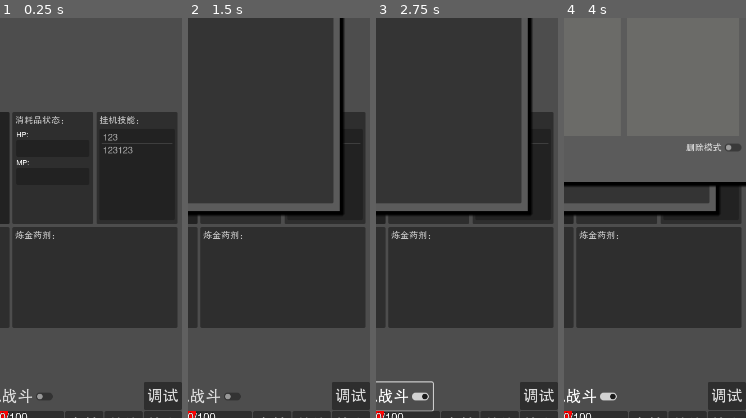
Above: before the commit, frames 1-4 (left to right).
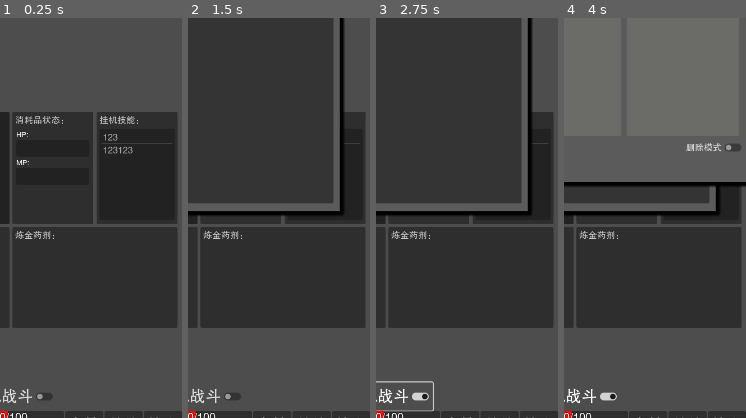
Above: after the commit, the same moments.

Repository: limingboGitHub/TextAdventure
Game: Godot game, scene res://src/scenes/game/world.tscn
Same seed, same stepped clock (60 frames per second), same inputs: the game is played once before the commit and once after it. This scene is started directly instead of the project's main scene.
Inputs:
- Up to frame 1 (0.25 s): no input
- Up to frame 2 (1.5 s): click "大地图" at 0.5 s; click "休息" at 1.25 s
- Up to frame 3 (2.75 s): click "挂机战斗" at 2 s
- Up to frame 4 (4 s): click "背包" at 2.75 s; click "装备" at 3.5 s
The pictures show only the part of the screen within x 50-100%, y 43-93%; the shares and areas given below are measured in that part.

The runs differ from the first frame. In frame 1, 1.3% of the frame differs, in the area x 79-100%, y 91-98%; in frame 2, 1.3%; in frame 3, 1.3%; in frame 4, 1.3%.
Error in both runs: Attempt to call function 'get_as_text' in base 'null instance' on a null instance. (res://src/core/res_manager.gd:200)

Commit message:
feat: 调整批量输入对话框的默认值至100，更新相关UI布局

Diff:
--- a/assets/config/effect.json
+++ b/assets/config/effect.json
@@ -167,7 +167,7 @@
 			"effect_type": "luck_increase_attack_max",
 			"desc": "每点运气值增加攻击力和魔法力波动上限{d}",
 			"value_type": "percent",
-			"value": 0.002
+			"value": 0.005
 		},
 		"effect_000025": {
 			"name": "护甲撕裂",
--- a/src/scenes/dialog/num_input_dialog.gd
+++ b/src/scenes/dialog/num_input_dialog.gd
@@ -37,4 +37,4 @@
 
 
 func _on_batch_bt_pressed() -> void:
-	$LineEdit.text = "20"
+	$LineEdit.text = "100"
--- a/src/scenes/dialog/num_input_dialog.tscn
+++ b/src/scenes/dialog/num_input_dialog.tscn
@@ -7,7 +7,7 @@
 [node name="NumInputDialog" type="Panel"]
 offset_left = 103.0
 offset_top = 204.0
-offset_right = 501.0
+offset_right = 520.0
 offset_bottom = 285.0
 theme_override_styles/panel = ExtResource("1_r0wdh")
 script = ExtResource("2_g4y6k")
@@ -25,9 +25,9 @@
 
 [node name="OKBt" type="Button" parent="."]
 layout_mode = 0
-offset_left = 326.0
+offset_left = 332.0
 offset_top = 15.0
-offset_right = 394.0
+offset_right = 400.0
 offset_bottom = 65.0
 theme = ExtResource("2_y4rnx")
 text = "确认"
@@ -39,7 +39,7 @@
 offset_right = 316.0
 offset_bottom = 65.0
 theme = ExtResource("2_y4rnx")
-text = "批量20"
+text = "批量100"
 
 [node name="CancelBt" type="Button" parent="."]
 layout_mode = 0
--- a/src/scenes/dialog/shop_dialog.tscn
+++ b/src/scenes/dialog/shop_dialog.tscn
@@ -134,7 +134,7 @@
 layout_mode = 0
 offset_left = 0.0
 offset_top = 210.0
-offset_right = 400.0
+offset_right = 410.0
 offset_bottom = 291.0
 
 [node name="CloseButton" parent="." instance=ExtResource("7_25p47")]
--- a/src/scenes/game/world.tscn
+++ b/src/scenes/game/world.tscn
@@ -173,6 +173,7 @@
 text = "退出"
 
 [node name="DebugBt" type="Button" parent="CanvasLayer/UI/ButtonControl"]
+visible = false
 layout_mode = 0
 offset_left = 580.0
 offset_top = 1261.0
Not shown, changed: export_presets.cfg
